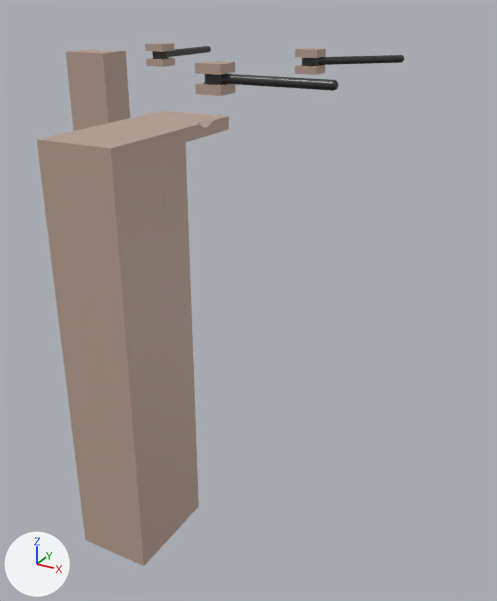
A saved change to the Blender file Assets/Modelos/Blender/Mundo.blend.
The view is the same before and after, from a camera (50 mm lens) standing at (61.0, -72.0, 17.0) and looking at (-24.0, 83.0, -60.0). The lights are fixed; the arrows at lower left show +X, +Y and +Z.

In view in the first picture: 'Cubo.019', 'Cubo.020', 'Cubo.021', 'Cubo.022', 'Círculo', 'Círculo.001', 'Círculo.002', 'Plataforma-M.005', 'Plataforma-M.006'.
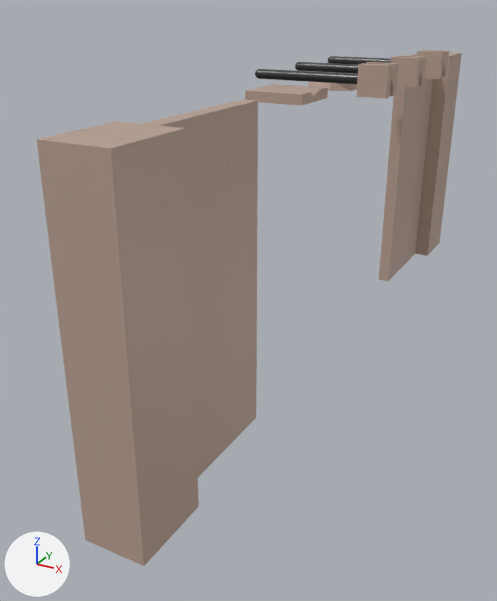
Boxes (x1, y1, x2, y2) around the edits, measured in the pictures (497 x 601 px):
'Plataforma-M.009', added: after (142, 99, 258, 477)
'Plataforma-M.006', moved, turned: before (66, 49, 130, 131); after (412, 52, 462, 256)
'Plataforma-M.010', added: after (379, 78, 433, 281)
'Cubo.019', moved: before (118, 111, 229, 142); after (245, 84, 328, 106)
'Cubo.021', moved, turned: before (195, 61, 235, 96); after (356, 62, 399, 99)
'Círculo', moved, turned: before (204, 74, 338, 91); after (255, 69, 358, 84)
'Cubo.022', moved, turned: before (295, 48, 326, 75); after (391, 55, 427, 88)
'Círculo.002', moved, turned: before (302, 55, 404, 66); after (295, 62, 358, 74)
'Cubo.020', moved, turned: before (145, 43, 175, 67); after (417, 50, 449, 79)
'Círculo.001', moved, turned: before (152, 46, 211, 59); after (328, 56, 391, 65)
'Cubo.023', added: after (309, 82, 357, 91)

The change, as a list of edits to the scene's bpy script:
```text
Add me_cubo_057:
    me_cubo_057.from_pydata(...)  # 13 vertices, 8 faces; spans x -1.0..1.0, y -1.0..4.0, z -1.0..96.9
    me_cubo_057.materials.append(mat_pricipal_027)
Add me_cubo_055:
    me_cubo_055.from_pydata(...)  # 13 vertices, 8 faces; spans x -1.0..1.0, y -1.0..4.0, z -1.0..96.9
    me_cubo_055.materials.append(mat_pricipal_022)
Add me_cubo_049:
    me_cubo_049.from_pydata(...)  # 19 vertices, 12 faces; spans x -1.0..1.0, y -1.0..1.0, z -1.0..1.0
    me_cubo_049.materials.append(mat_pricipal_020)
Add me_cubo_046:
    me_cubo_046.from_pydata([(-1.0, -1.0, -1.0), (-1.0, -1.0, 1.0), (-1.0, 1.0, -1.0), (-1.0, 1.0, 1.0), (0.34, 1.0, 1.0), (-0.53, -1.0, 1.0), (0.27, 1.0, -1.0), (-0.24, -0.85, -1.0), (-0.02, -0.09, 1.0), (0.43, 0.36, 1.0), (0.52, 0.27, -1.0), (0.14, -0.19, -1.0)], [], [(0, 1, 3, 2), (2, 3, 4, 6), (2, 6, 10, 11, 7, 0), (5, 8, 9, 4, 3, 1), (7, 5, 1, 0), (8, 11, 10, 9), (5, 7, 11, 8), (9, 10, 6, 4)])
    me_cubo_046.materials.append(mat_pricipal_020)
Change ob_cubo_019:
    ob_cubo_019.location: (0.0, 16.2, -0.3) -> (0.0, 55.4, 0.0)
Change ob_plataforma_m_006:
    ob_plataforma_m_006.rotation_euler: (0.0, 0.0, -1.571) -> (0.0, 0.0, 0.0)  # degrees (0, 0, -90) -> degrees (0, 0, 0)
    ob_plataforma_m_006.location: (-107.8, 123.3, 0.0) -> (0.0, 165.6, 0.0)
Change ob_cubo_022:
    ob_cubo_022.location: (-17.3, 105.1, 4.1) -> (14.9, 87.7, 2.6)
    ob_cubo_022.rotation_euler: (0.0, 0.0, 0.0) -> (-1.571, 0.0, 0.0)  # degrees (0, 0, 0) -> degrees (-90, 0, 0)
Change ob_círculo_002:
    ob_círculo_002.location: (-17.3, 105.1, 1.0) -> (14.9, 84.5, 2.5)
    ob_círculo_002.rotation_euler: (0.0, 0.0, 0.785) -> (-1.571, 3.142, 0.0)  # degrees (0, 0, 45) -> degrees (-90, 180, 0)
Change ob_cubo_020:
    ob_cubo_020.location: (-65.8, 105.1, 4.1) -> (14.9, 107.6, 2.6)
    ob_cubo_020.rotation_euler: (0.0, 0.0, 0.0) -> (-1.571, 0.0, 0.0)  # degrees (0, 0, 0) -> degrees (-90, 0, 0)
Change ob_círculo_001:
    ob_círculo_001.location: (-65.7, 105.1, 1.0) -> (14.9, 104.4, 2.5)
    ob_círculo_001.rotation_euler: (0.0, 0.0, 1.571) -> (-1.571, 3.142, 0.0)  # degrees (0, 0, 90) -> degrees (-90, 180, 0)
Change ob_cubo_021:
    ob_cubo_021.location: (-17.3, 56.8, 4.1) -> (14.9, 67.5, 2.6)
    ob_cubo_021.rotation_euler: (0.0, 0.0, 0.0) -> (-1.571, 0.0, 0.0)  # degrees (0, 0, 0) -> degrees (-90, 0, 0)
Change ob_círculo:
    ob_círculo.location: (-17.3, 56.8, 1.0) -> (14.9, 64.3, 2.5)
    ob_círculo.rotation_euler: (0.0, 0.0, 0.0) -> (-1.571, 3.142, 0.0)  # degrees (0, 0, 0) -> degrees (-90, 180, 0)
Add ob_plataforma_m_010:
    ob_plataforma_m_010 = bpy.data.objects.new('Plataforma-M.010', me_cubo_057)
    ob_plataforma_m_010.location = (0.0, 135.7, 0.0)
    ob_plataforma_m_010.scale = (1.59, 6.07, -0.679)
Add ob_plataforma_m_009:
    ob_plataforma_m_009 = bpy.data.objects.new('Plataforma-M.009', me_cubo_055)
    ob_plataforma_m_009.location = (0.0, 16.2, 0.0)
    ob_plataforma_m_009.scale = (1.59, 6.07, -0.679)
Add ob_cubo_025:
    ob_cubo_025 = bpy.data.objects.new('Cubo.025', me_cubo_049)
    ob_cubo_025.location = (0.0, 95.3, 0.0)
    ob_cubo_025.scale = (6.06, 6.06, 1.0)
Add ob_cubo_023:
    ob_cubo_023 = bpy.data.objects.new('Cubo.023', me_cubo_046)
    ob_cubo_023.location = (0.0, 75.8, 0.0)
    ob_cubo_023.rotation_euler = (0.0, 0.0, -1.571)  # degrees (0, 0, -90)
    ob_cubo_023.scale = (6.06, 6.06, 1.0)
```
